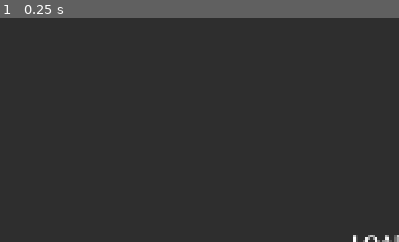
Above: before the commit, frame 1.
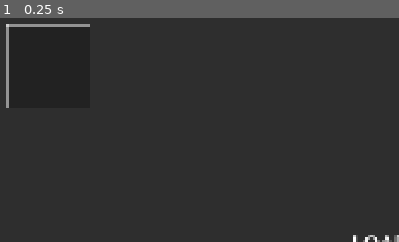
Above: after the commit, the same moment.

Repository: joelkarn/veiled-deceit
Game: Godot game, scene res://scenes/main.tscn
Same seed, same stepped clock (60 frames per second), same inputs: the game is played once before the commit and once after it. This scene is started directly instead of the project's main scene.
Inputs:
- Up to frame 1 (0.25 s): no input
The pictures show only the part of the screen within x 0-50%, y 0-50%; the shares and areas given below are measured in that part.

The runs differ from the first frame. In frame 1, 0.6% of the frame differs, in the area x 1-23%, y 2-41%.

Commit message:
Add map and minimap UI; implement toggle functionality and quest markers

Diff:
--- a/project.godot
+++ b/project.godot
@@ -93,6 +93,11 @@
 "events": [Object(InputEventKey,"resource_local_to_scene":false,"resource_name":"","device":-1,"window_id":0,"alt_press …(192 unchanged characters)…
 ]
 }
+toggle_map={
+"deadzone": 0.5,
+"events": [Object(InputEventKey,"resource_local_to_scene":false,"resource_name":"","device":-1,"window_id":0,"alt_pressed":false,"shift_pressed":false,"ctrl_pressed":false,"meta_pressed":false,"pressed":false,"keycode":0,"physical_keycode":77,"key_label":0,"unicode":109,"location":0,"echo":false,"script":null)
+]
+}
 
 [rendering]
 
--- a/scenes/main.tscn
+++ b/scenes/main.tscn
@@ -32,7 +32,9 @@
 [ext_resource type="PackedScene" path="res://scenes/ui/dialogue_ui.tscn" id="25_dialogue_ui"]
 [ext_resource type="PackedScene" uid="uid://bplikcq5c3o53" path="res://scenes/ui/constellation_ui.tscn" id="26_dgi5k"]
 [ext_resource type="Script" uid="uid://c31as2n6r2gs1" path="res://scripts/constellation_manager.gd" id="26_fv21b"]
+[ext_resource type="PackedScene" uid="uid://b8k6xj9vwxmt" path="res://scenes/ui/map_ui.tscn" id="27_mapui"]
 [ext_resource type="Script" uid="uid://ppsvqvjjr8n1" path="res://scripts/constellation_data.gd" id="27_tel4y"]
+[ext_resource type="PackedScene" uid="uid://c9k6xj9vwxmt" path="res://scenes/ui/minimap_ui.tscn" id="28_minimap"]
 [ext_resource type="Resource" uid="uid://bgpktejbxwlc7" path="res://resources/constellations/hunter_constellation.tres" id="28_qkpxi"]
 [ext_resource type="Resource" uid="uid://tv08h1vbbjm3" path="res://resources/constellations/mystic_constellation.tres" id="29_5q0nq"]
 [ext_resource type="Resource" uid="uid://dmr66p7lpu8hw" path="res://resources/constellations/warrior_constellation.tres" id="30_dgi5k"]
@@ -229,6 +231,16 @@
 
 [node name="ConstellationUI" parent="UILayers/ConstellationUILayer" unique_id=236903259 instance=ExtResource("26_dgi5k")]
 
+[node name="MapUILayer" type="CanvasLayer" parent="UILayers"]
+layer = 3
+
+[node name="MapUI" parent="UILayers/MapUILayer" instance=ExtResource("27_mapui")]
+
+[node name="MinimapUILayer" type="CanvasLayer" parent="UILayers"]
+layer = 1
+
+[node name="MinimapUI" parent="UILayers/MinimapUILayer" instance=ExtResource("28_minimap")]
+
 [node name="ConstellationManager" type="Node" parent="." unique_id=248159986]
 script = ExtResource("26_fv21b")
 constellations = Array[ExtResource("27_tel4y")]([ExtResource("28_qkpxi"), ExtResource("29_5q0nq"), ExtResource("30_dgi5k"), ExtResource("31_5q0nq"), ExtResource("32_dgi5k")])
--- /dev/null
+++ b/scenes/ui/map_ui.tscn
@@ -0,0 +1,124 @@
+[gd_scene load_steps=2 format=3 uid="uid://b8k6xkavwxmt"]
+
+[ext_resource type="Script" path="res://scripts/map_ui.gd" id="1_map"]
+
+[node name="MapUI" type="Control"]
+layout_mode = 3
+anchors_preset = 15
+anchor_right = 1.0
+anchor_bottom = 1.0
+grow_horizontal = 2
+grow_vertical = 2
+mouse_filter = 2
+script = ExtResource("1_map")
+
+[node name="MapPanel" type="Panel" parent="."]
+layout_mode = 1
+anchors_preset = 8
+anchor_left = 0.5
+anchor_top = 0.5
+anchor_right = 0.5
+anchor_bottom = 0.5
+offset_left = -200.0
+offset_top = -200.0
+offset_right = 200.0
+offset_bottom = 200.0
+grow_horizontal = 2
+grow_vertical = 2
+
+[node name="MapContainer" type="Control" parent="MapPanel"]
+layout_mode = 1
+anchors_preset = 15
+anchor_right = 1.0
+anchor_bottom = 1.0
+grow_horizontal = 2
+grow_vertical = 2
+mouse_filter = 2
+
+[node name="Title" type="Label" parent="MapPanel"]
+layout_mode = 1
+anchors_preset = 5
+anchor_left = 0.5
+anchor_right = 0.5
+offset_left = -40.0
+offset_top = 10.0
+offset_right = 40.0
+offset_bottom = 33.0
+grow_horizontal = 2
+text = "MAP"
+horizontal_alignment = 1
+
+[node name="Legend" type="VBoxContainer" parent="MapPanel"]
+layout_mode = 1
+anchors_preset = 1
+anchor_left = 1.0
+anchor_right = 1.0
+offset_left = -80.0
+offset_top = 40.0
+offset_right = -10.0
+offset_bottom = 140.0
+grow_horizontal = 0
+
+[node name="PlayerLegend" type="HBoxContainer" parent="MapPanel/Legend"]
+layout_mode = 2
+
+[node name="ColorRect" type="ColorRect" parent="MapPanel/Legend/PlayerLegend"]
+custom_minimum_size = Vector2(12, 12)
+layout_mode = 2
+color = Color(0, 1, 0, 1)
+
+[node name="Label" type="Label" parent="MapPanel/Legend/PlayerLegend"]
+layout_mode = 2
+text = "You"
+
+[node name="OtherPlayerLegend" type="HBoxContainer" parent="MapPanel/Legend"]
+layout_mode = 2
+
+[node name="ColorRect" type="ColorRect" parent="MapPanel/Legend/OtherPlayerLegend"]
+custom_minimum_size = Vector2(8, 8)
+layout_mode = 2
+color = Color(0, 1, 1, 1)
+
+[node name="Label" type="Label" parent="MapPanel/Legend/OtherPlayerLegend"]
+layout_mode = 2
+text = "Players"
+
+[node name="EnemyLegend" type="HBoxContainer" parent="MapPanel/Legend"]
+layout_mode = 2
+
+[node name="ColorRect" type="ColorRect" parent="MapPanel/Legend/EnemyLegend"]
+custom_minimum_size = Vector2(6, 6)
+layout_mode = 2
+color = Color(1, 0, 0, 1)
+
+[node name="Label" type="Label" parent="MapPanel/Legend/EnemyLegend"]
+layout_mode = 2
+text = "Enemies"
+
+[node name="NPCLegend" type="HBoxContainer" parent="MapPanel/Legend"]
+layout_mode = 2
+
+[node name="ColorRect" type="ColorRect" parent="MapPanel/Legend/NPCLegend"]
+custom_minimum_size = Vector2(10, 10)
+layout_mode = 2
+color = Color(1, 1, 0, 1)
+
+[node name="Label" type="Label" parent="MapPanel/Legend/NPCLegend"]
+layout_mode = 2
+text = "NPCs"
+
+[node name="Instructions" type="Label" parent="MapPanel"]
+layout_mode = 1
+anchors_preset = 7
+anchor_left = 0.5
+anchor_top = 1.0
+anchor_right = 0.5
+anchor_bottom = 1.0
+offset_left = -80.0
+offset_top = -30.0
+offset_right = 80.0
+offset_bottom = -7.0
+grow_horizontal = 2
+grow_vertical = 0
+text = "Press M to close"
+horizontal_alignment = 1
--- /dev/null
+++ b/scenes/ui/minimap_ui.tscn
@@ -0,0 +1,52 @@
+[gd_scene load_steps=2 format=3 uid="uid://dak6xkavwxmt"]
+
+[ext_resource type="Script" path="res://scripts/minimap_ui.gd" id="1_minimap"]
+
+[node name="MinimapUI" type="Control"]
+layout_mode = 3
+anchors_preset = 0
+mouse_filter = 2
+script = ExtResource("1_minimap")
+
+[node name="MinimapPanel" type="Panel" parent="."]
+layout_mode = 0
+offset_left = 20.0
+offset_top = 20.0
+offset_right = 220.0
+offset_bottom = 220.0
+mouse_filter = 2
+
+[node name="MinimapContainer" type="Control" parent="MinimapPanel"]
+layout_mode = 1
+anchors_preset = 15
+anchor_right = 1.0
+anchor_bottom = 1.0
+grow_horizontal = 2
+grow_vertical = 2
+mouse_filter = 2
+
+[node name="BorderTop" type="ColorRect" parent="MinimapPanel"]
+layout_mode = 0
+offset_right = 200.0
+offset_bottom = 2.0
+color = Color(1, 1, 1, 0.5)
+
+[node name="BorderBottom" type="ColorRect" parent="MinimapPanel"]
+layout_mode = 0
+offset_top = 198.0
+offset_right = 200.0
+offset_bottom = 200.0
+color = Color(1, 1, 1, 0.5)
+
+[node name="BorderLeft" type="ColorRect" parent="MinimapPanel"]
+layout_mode = 0
+offset_right = 2.0
+offset_bottom = 200.0
+color = Color(1, 1, 1, 0.5)
+
+[node name="BorderRight" type="ColorRect" parent="MinimapPanel"]
+layout_mode = 0
+offset_left = 198.0
+offset_right = 200.0
+offset_bottom = 200.0
+color = Color(1, 1, 1, 0.5)
--- a/scripts/angel_npc.gd
+++ b/scripts/angel_npc.gd
@@ -476,3 +476,33 @@
 		return true
 
 	return false
+
+## Get the current quest marker type for the local player
+## Returns: "!" for available quest, "?" for turn-in, "" for no marker
+func get_quest_marker_for_local_player() -> String:
+	var local_player_id = multiplayer.get_unique_id()
+
+	# Get player's class
+	var players = get_tree().get_nodes_in_group("players")
+	var player_class = ""
+	for player in players:
+		if player.get("player_id") == local_player_id:
+			player_class = player.get("player_name")
+			break
+
+	var follow_up_quest = class_quests.get(player_class, "kill_enemies")
+	var initial_quest_obj = QuestManager.get_quest(initial_quest, local_player_id)
+	var follow_up_quest_obj = QuestManager.get_quest(follow_up_quest, local_player_id)
+
+	# Check if initial quest is ready to turn in
+	if initial_quest_obj and initial_quest_obj.is_completed:
+		return "?"
+	# Check if follow-up quest is ready to turn in
+	elif follow_up_quest_obj and follow_up_quest_obj.is_completed:
+		return "?"
+	# Check if follow-up quest is available (initial turned in, no follow-up yet)
+	elif initial_quest_obj == null and follow_up_quest_obj == null:
+		if not players_who_completed_followup.get(local_player_id, false):
+			return "!"
+
+	return ""
--- /dev/null
+++ b/scripts/map_ui.gd
@@ -0,0 +1,176 @@
+extends Control
+
+# Map settings
+@export var map_size: Vector2 = Vector2(400, 400)  # Size of the map UI
+@export var world_size: float = 100.0  # How much of the world to show (radius from player)
+@export var update_interval: float = 0.1  # How often to update map (seconds)
+
+# Colors for markers
+@export var player_color: Color = Color.GREEN
+@export var other_player_color: Color = Color.CYAN
+@export var enemy_color: Color = Color.RED
+@export var npc_color: Color = Color.YELLOW
+
+# References
+var local_player: Node3D = null
+var update_timer: float = 0.0
+
+# UI nodes
+@onready var map_panel: Panel = $MapPanel
+@onready var map_container: Control = $MapPanel/MapContainer
+
+func _ready() -> void:
+	visible = false
+	mouse_filter = Control.MOUSE_FILTER_STOP
+
+func _process(delta: float) -> void:
+	if not visible:
+		return
+
+	update_timer += delta
+	if update_timer >= update_interval:
+		update_timer = 0.0
+		update_map()
+
+func show_map() -> void:
+	visible = true
+	find_local_player()
+	update_map()
+
+func hide_map() -> void:
+	visible = false
+
+func toggle_map() -> void:
+	if visible:
+		hide_map()
+	else:
+		show_map()
+
+func find_local_player() -> void:
+	# Find the local player in the scene
+	var scene = get_tree().current_scene
+	if not scene:
+		return
+
+	for child in scene.get_children():
+		if child.name.begins_with("Player_") and child.has_method("get") and child.get("is_local_player"):
+			if child.is_local_player:
+				local_player = child
+				return
+
+func update_map() -> void:
+	if not local_player:
+		find_local_player()
+		if not local_player:
+			return
+
+	# Clear previous markers
+	for child in map_container.get_children():
+		child.queue_free()
+
+	var player_pos = local_player.global_position
+
+	# Get all entities in the scene
+	var scene = get_tree().current_scene
+	if not scene:
+		return
+
+	# Draw enemies first (bottom layer)
+	var enemies = get_tree().get_nodes_in_group("enemies")
+	print("=== MAP UPDATE - Found ", enemies.size(), " enemies in group ===")
+	for enemy in enemies:
+		if is_instance_valid(enemy) and enemy is Node3D:
+			draw_enemy_marker(enemy, player_pos)
+
+	# Draw players next (middle layer)
+	for child in scene.get_children():
+		if child.name.begins_with("Player_"):
+			draw_player_marker(child, player_pos)
+
+	# Draw NPCs last (top layer - so quest markers appear above players)
+	for child in scene.get_children():
+		if child.name.begins_with("AngelNPC") or "NPC" in child.name:
+			# Check if NPC has a quest marker
+			var marker_type = ""
+			if child.has_method("get_quest_marker_for_local_player"):
+				marker_type = child.get_quest_marker_for_local_player()
+			draw_npc_marker(child, player_pos, marker_type)
+
+func draw_player_marker(player: Node3D, center_pos: Vector3) -> void:
+	var is_local = player.has_method("get") and player.get("is_local_player") and player.is_local_player
+	var marker_pos = world_to_map(player.global_position, center_pos)
+
+	if marker_pos == Vector2(-1, -1):
+		return  # Out of bounds
+
+	var marker = ColorRect.new()
+	marker.size = Vector2(12, 12) if is_local else Vector2(8, 8)
+	marker.position = marker_pos - marker.size / 2
+	marker.color = player_color if is_local else other_player_color
+	map_container.add_child(marker)
+
+	# Add label for local player
+	if is_local:
+		var label = Label.new()
+		label.text = "You"
+		label.position = marker_pos + Vector2(-15, -25)
+		label.add_theme_color_override("font_color", Color.WHITE)
+		map_container.add_child(label)
+
+func draw_enemy_marker(enemy: Node3D, center_pos: Vector3) -> void:
+	var marker_pos = world_to_map(enemy.global_position, center_pos)
+
+	if marker_pos == Vector2(-1, -1):
+		return  # Out of bounds
+
+	var marker = ColorRect.new()
+	marker.size = Vector2(6, 6)
+	marker.position = marker_pos - marker.size / 2
+	marker.color = enemy_color
+	map_container.add_child(marker)
+
+func draw_npc_marker(npc: Node3D, center_pos: Vector3, quest_marker: String = "") -> void:
+	var marker_pos = world_to_map(npc.global_position, center_pos)
+
+	if marker_pos == Vector2(-1, -1):
+		return  # Out of bounds
+
+	# Only draw background marker if there's no quest marker
+	if quest_marker == "":
+		var marker = ColorRect.new()
+		marker.size = Vector2(10, 10)
+		marker.position = marker_pos - marker.size / 2
+		marker.color = npc_color
+		map_container.add_child(marker)
+
+	# Add label (quest marker or NPC text)
+	var label = Label.new()
+	var label_text = "NPC"
+	if quest_marker == "!":
+		label_text = "!"
+		label.add_theme_color_override("font_color", Color.YELLOW)
+	elif quest_marker == "?":
+		label_text = "?"
+		label.add_theme_color_override("font_color", Color.YELLOW)
+	else:
+		label.add_theme_color_override("font_color", npc_color)
+
+	label.text = label_text
+	label.position = marker_pos + Vector2(-6, -8) if quest_marker else Vector2(-12, -20)
+	label.add_theme_font_size_override("font_size", 20 if quest_marker else 10)
+	map_container.add_child(label)
+
+func world_to_map(world_pos: Vector3, center_pos: Vector3) -> Vector2:
+	# Convert 3D world position to 2D map coordinates
+	var relative_pos = Vector2(world_pos.x - center_pos.x, world_pos.z - center_pos.z)
+
+	# Check if within world_size bounds
+	if relative_pos.length() > world_size:
+		return Vector2(-1, -1)  # Out of bounds marker
+
+	# Map to screen coordinates (center of map)
+	var map_center = map_size / 2
+	var scale = map_size.x / (world_size * 2)
+
+	var screen_pos = map_center + relative_pos * scale
+	return screen_pos
--- /dev/null
+++ b/scripts/minimap_ui.gd
@@ -0,0 +1,140 @@
+extends Control
+
+# Minimap settings
+@export var minimap_size: Vector2 = Vector2(200, 200)  # Size of the minimap UI
+@export var world_size: float = 50.0  # How much of the world to show (radius from player)
+@export var update_interval: float = 0.1  # How often to update minimap (seconds)
+
+# Colors for markers
+@export var player_color: Color = Color.GREEN
+@export var other_player_color: Color = Color.CYAN
+@export var enemy_color: Color = Color.RED
+@export var npc_color: Color = Color.YELLOW
+
+# References
+var local_player: Node3D = null
+var update_timer: float = 0.0
+
+# UI nodes
+@onready var minimap_panel: Panel = $MinimapPanel
+@onready var minimap_container: Control = $MinimapPanel/MinimapContainer
+
+func _ready() -> void:
+	mouse_filter = Control.MOUSE_FILTER_IGNORE
+	minimap_panel.mouse_filter = Control.MOUSE_FILTER_IGNORE
+	minimap_container.mouse_filter = Control.MOUSE_FILTER_IGNORE
+
+func _process(delta: float) -> void:
+	update_timer += delta
+	if update_timer >= update_interval:
+		update_timer = 0.0
+		update_minimap()
+
+func find_local_player() -> void:
+	# Find the local player in the scene
+	var scene = get_tree().current_scene
+	if not scene:
+		return
+
+	for child in scene.get_children():
+		if child.name.begins_with("Player_") and child.has_method("get") and child.get("is_local_player"):
+			if child.is_local_player:
+				local_player = child
+				return
+
+func update_minimap() -> void:
+	if not local_player:
+		find_local_player()
+		if not local_player:
+			return
+
+	# Clear previous markers
+	for child in minimap_container.get_children():
+		child.queue_free()
+
+	var player_pos = local_player.global_position
+
+	# Draw enemies first (bottom layer)
+	var enemies = get_tree().get_nodes_in_group("enemies")
+	for enemy in enemies:
+		if is_instance_valid(enemy) and enemy is Node3D:
+			draw_enemy_marker(enemy, player_pos)
+
+	# Draw players next (middle layer)
+	var scene = get_tree().current_scene
+	if scene:
+		for child in scene.get_children():
+			if child.name.begins_with("Player_"):
+				draw_player_marker(child, player_pos)
+
+	# Draw NPCs last (top layer - so quest markers appear above players)
+	if scene:
+		for child in scene.get_children():
+			if child.name.begins_with("AngelNPC") or "NPC" in child.name:
+				# Check if NPC has a quest marker
+				var marker_type = ""
+				if child.has_method("get_quest_marker_for_local_player"):
+					marker_type = child.get_quest_marker_for_local_player()
+				draw_npc_marker(child, player_pos, marker_type)
+
+func draw_player_marker(player: Node3D, center_pos: Vector3) -> void:
+	var is_local = player.has_method("get") and player.get("is_local_player") and player.is_local_player
+	var marker_pos = world_to_minimap(player.global_position, center_pos)
+
+	if marker_pos == Vector2(-1, -1):
+		return  # Out of bounds
+
+	var marker = ColorRect.new()
+	marker.size = Vector2(6, 6) if is_local else Vector2(4, 4)
+	marker.position = marker_pos - marker.size / 2
+	marker.color = player_color if is_local else other_player_color
+	minimap_container.add_child(marker)
+
+func draw_enemy_marker(enemy: Node3D, center_pos: Vector3) -> void:
+	var marker_pos = world_to_minimap(enemy.global_position, center_pos)
+
+	if marker_pos == Vector2(-1, -1):
+		return  # Out of bounds
+
+	var marker = ColorRect.new()
+	marker.size = Vector2(3, 3)
+	marker.position = marker_pos - marker.size / 2
+	marker.color = enemy_color
+	minimap_container.add_child(marker)
+
+func draw_npc_marker(npc: Node3D, center_pos: Vector3, quest_marker: String = "") -> void:
+	var marker_pos = world_to_minimap(npc.global_position, center_pos)
+
+	if marker_pos == Vector2(-1, -1):
+		return  # Out of bounds
+
+	# Draw quest marker as text if available
+	if quest_marker == "!" or quest_marker == "?":
+		var label = Label.new()
+		label.text = quest_marker
+		label.position = marker_pos + Vector2(-4, -6)
+		label.add_theme_color_override("font_color", Color.YELLOW)
+		label.add_theme_font_size_override("font_size", 12)
+		minimap_container.add_child(label)
+	else:
+		# Draw normal NPC marker
+		var marker = ColorRect.new()
+		marker.size = Vector2(5, 5)
+		marker.position = marker_pos - marker.size / 2
+		marker.color = npc_color
+		minimap_container.add_child(marker)
+
+func world_to_minimap(world_pos: Vector3, center_pos: Vector3) -> Vector2:
+	# Convert 3D world position to 2D minimap coordinates
+	var relative_pos = Vector2(world_pos.x - center_pos.x, world_pos.z - center_pos.z)
+
+	# Check if within world_size bounds
+	if relative_pos.length() > world_size:
+		return Vector2(-1, -1)  # Out of bounds marker
+
+	# Map to screen coordinates (center of minimap)
+	var minimap_center = minimap_size / 2
+	var scale = minimap_size.x / (world_size * 2)
+
+	var screen_pos = minimap_center + relative_pos * scale
+	return screen_pos
--- a/scripts/ui_manager.gd
+++ b/scripts/ui_manager.gd
@@ -6,6 +6,7 @@
 var is_menu_open := false
 var chest_ui: Control = null
 var angel_ui: Control = null
+var map_ui: Control = null
 
 func _ready() -> void:
 	Input.mouse_mode = Input.MOUSE_MODE_CAPTURED
@@ -13,6 +14,9 @@
 		HarvestUIManager.setup_harvest_layer()
 	if VoiceManager:
 		VoiceManager.secondary_start()
+
+	# Get map UI reference
+	map_ui = get_tree().current_scene.get_node_or_null("UILayers/MapUILayer/MapUI")
 
 func _input(event: InputEvent) -> void:
 	# Don't process input if multiplayer is disconnected (prevents crashes during shutdown)
@@ -37,6 +41,9 @@
 		# Toggle pause menu
 		toggle_menu()
 
+	if event.is_action_pressed("toggle_map"):  # M key
+		toggle_map()
+
 func toggle_menu() -> void:
 	is_menu_open = !is_menu_open
 
@@ -56,7 +63,23 @@
 	menu_closed.emit()
 
 func is_menu_active() -> bool:
-	return is_menu_open or (chest_ui and chest_ui.visible) or (angel_ui and angel_ui.visible)
+	return is_menu_open or (chest_ui and chest_ui.visible) or (angel_ui and angel_ui.visible) or (map_ui and map_ui.visible)
+
+# Map UI management
+func toggle_map() -> void:
+	if not map_ui:
+		map_ui = get_tree().current_scene.get_node_or_null("UILayers/MapUILayer/MapUI")
+		if not map_ui:
+			print("UIManager: MapUI not found in scene")
+			return
+
+	if map_ui.has_method("toggle_map"):
+		map_ui.toggle_map()
+		# Show/hide mouse cursor when map is toggled
+		if map_ui.visible:
+			Input.mouse_mode = Input.MOUSE_MODE_VISIBLE
+		else:
+			Input.mouse_mode = Input.MOUSE_MODE_CAPTURED
 
 # Chest UI management
 func show_chest_ui(chest: Node, inventory: Array) -> void:
Not shown, added: scripts/map_ui.gd.uid
Not shown, added: scripts/minimap_ui.gd.uid
